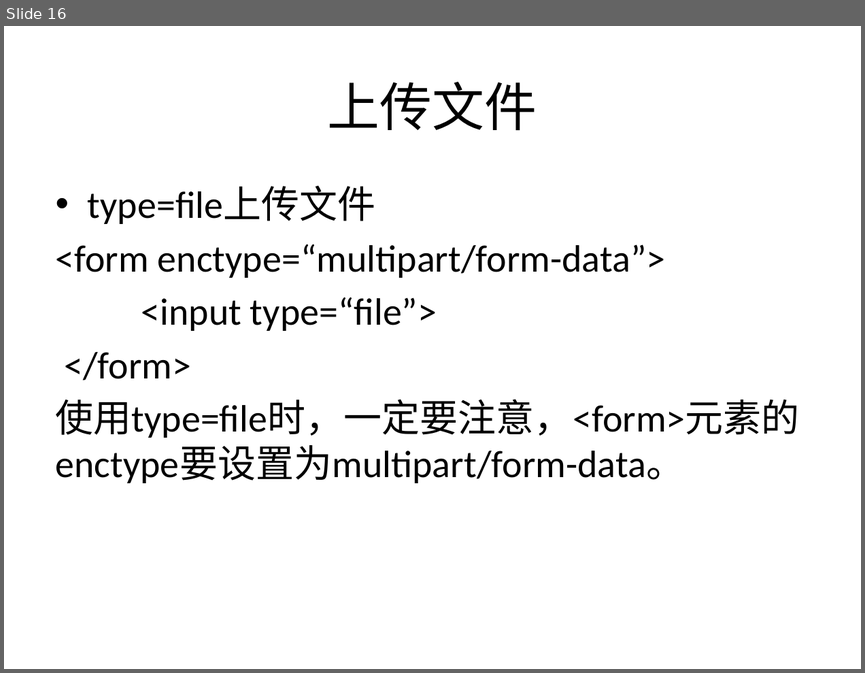
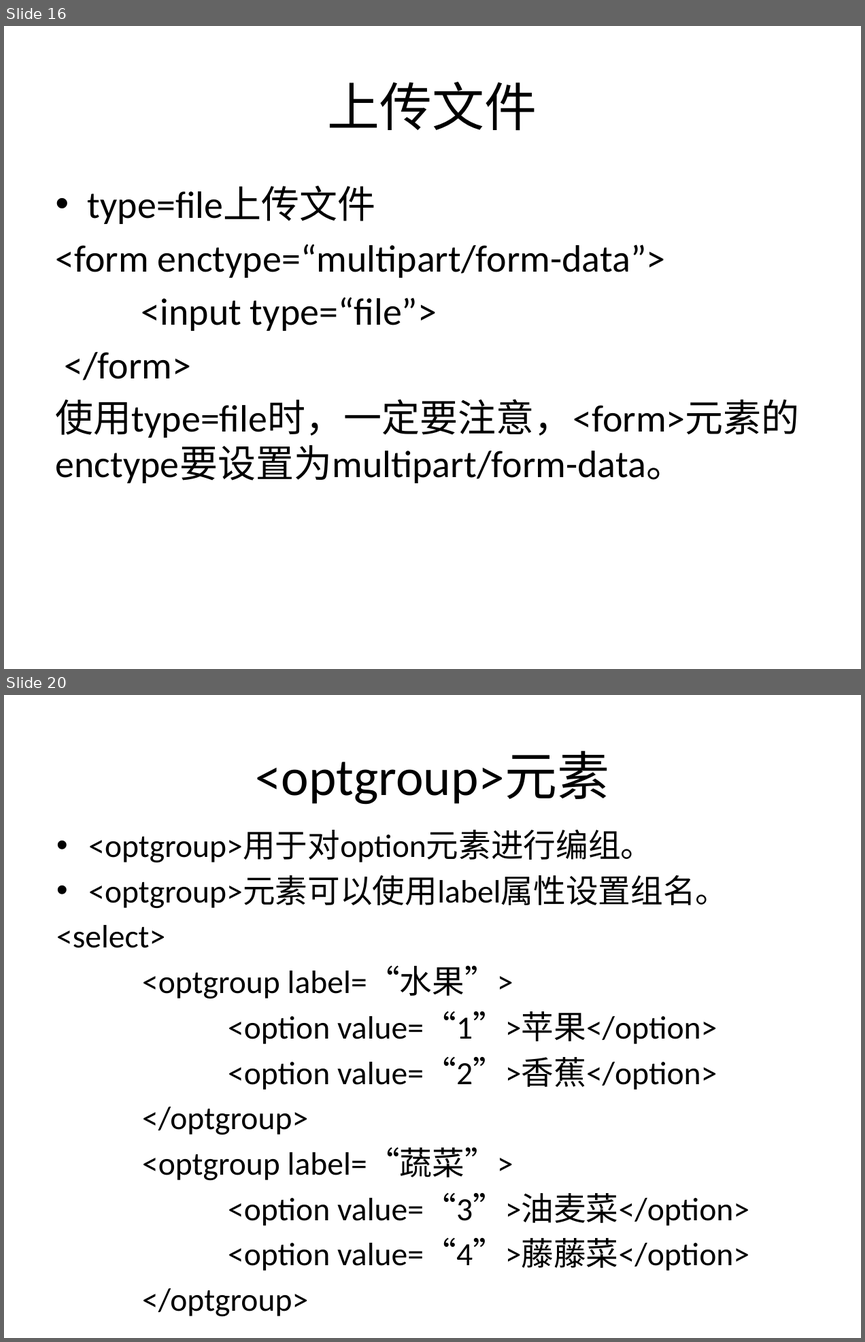
Before and after one commit to sans123wx/class, a slide deck: 网页设计与制作/课件/3/表单.pptx. Shown one above the other, each under a label of ours: slide 16 before the commit, slides 16 and 20 after it; the slides between them are not shown. The pictures are 865x673 and 865x1342 pixels, drawn with LibreOffice and Linux fonts; fonts in the diff are those of the drawing. Boxes give left, top, right and bottom in pixels: in the first picture for what was removed or moved away, otherwise in the second. Text is boxed around its words. In the diff, an @@ line names an element or a change of style, - is before the commit and + after.

```diff
--- a/网页设计与制作/课件/3/表单.pptx
+++ b/网页设计与制作/课件/3/表单.pptx
@@ slide 20 added at box(4, 695, 861, 1338), background #FFFFFF @@
@@ title added at box(255, 751, 609, 804), 44 pt, text #000000 @@
+<optgroup>元素
@@ text added at box(56, 830, 749, 1317), 27.2 pt, text #000000 @@
+• <optgroup>用于对option元素进行编组。
+• <optgroup>元素可以使用label属性设置组名。
+<select>
+<optgroup label=“水果”>
+<option value=“1”>苹果</option>
+<option value=“2”>香蕉</option>
+</optgroup>
+<optgroup label=“蔬菜”>
+<option value=“3”>油麦菜</option>
+<option value=“4”>藤藤菜</option>
+</optgroup>
+</select>
```
Also in this commit, not shown: 3 slides changed, 2 other slides added, 1 other file.
